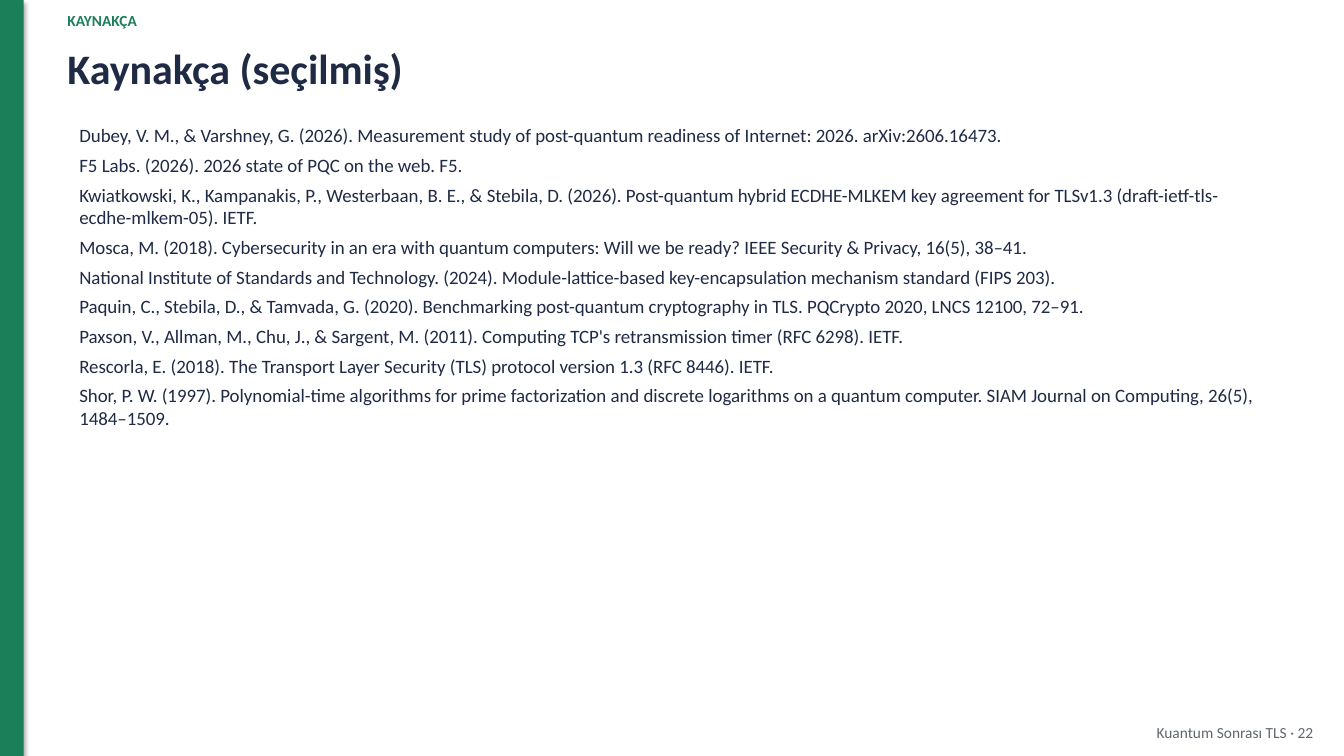
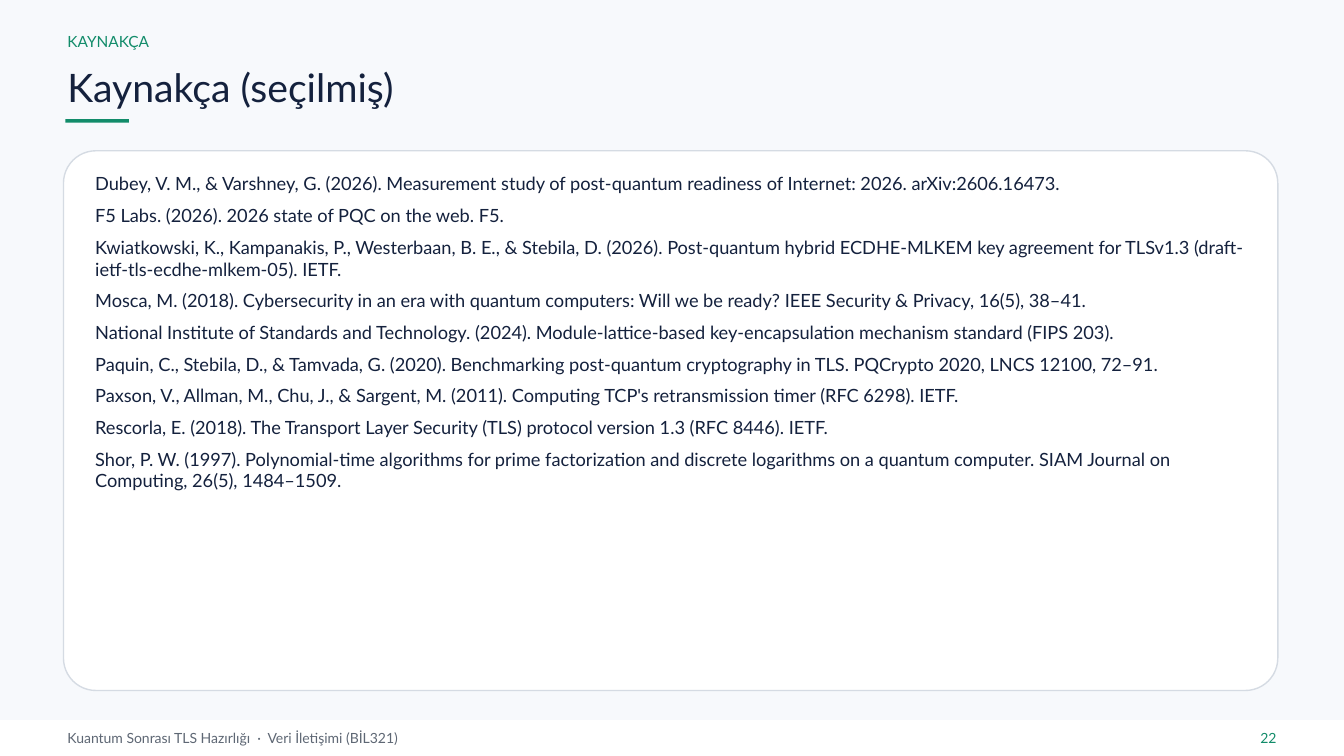
Before and after one commit to yeozyurt/yeozyurt, a slide deck: slide 22 of veri_iletisimi_proje/Rumeysa_Betul_Ozyurt_Veri_Iletisimi_Proje_Sunumu.pptx. Drawn at 1344x756 pixels with LibreOffice and Linux fonts; fonts in the diff are those of the drawing. Boxes give left, top, right and bottom in pixels: in the first picture for what was removed or moved away, otherwise in the second. Text is boxed around its words. In the diff, an @@ line names an element or a change of style, - is before the commit and + after.

```diff
--- a/veri_iletisimi_proje/Rumeysa_Betul_Ozyurt_Veri_Iletisimi_Proje_Sunumu.pptx
+++ b/veri_iletisimi_proje/Rumeysa_Betul_Ozyurt_Veri_Iletisimi_Proje_Sunumu.pptx
@@ background #FFFFFF to #F7F9FC @@
@@ rectangle removed at (0,0,24,756) @@
@@ text "Kaynakça (seçilmiş)": place and size @@
-text "Kaynakça (seçilmiş)" at (67,53,403,91)
+text "Kaynakça (seçilmiş)" at (67,72,394,109)
@@ text "Kaynakça (seçilmiş)" at (67,72,394,109): size 30 to 28 pt, font Calibri to Lato, text colour #1F2A44 to #14213D, bold off @@
@@ text "KAYNAKÇA": place and size @@
-text "KAYNAKÇA" at (67,16,136,29)
+text "KAYNAKÇA" at (67,36,149,50)
@@ text "KAYNAKÇA" at (67,36,149,50): font Calibri to Lato, text colour #1B7F5A to #128C6A, bold off @@
@@ rectangle added at (66,119,129,123), fill #128C6A @@
@@ rounded rectangle added at (64,151,1278,691), fill #FFFFFF, outline #D5DBE3 1 pt @@
@@ text "Dubey, V. M., & Varshney, ...": place and size @@
-text "Dubey, V. M., & Varshney, ..." at (79,128,1253,425)
+text "Dubey, V. M., & Varshney, ..." at (95,176,1243,491)
@@ text "Dubey, V. M., & Varshney, ..." at (95,176,1243,491): size 13.5 to 13 pt, font Calibri to Lato, text colour #1F2A44 to #14213D; more space between paragraphs @@
@@ rectangle added at (0,721,1344,756), fill #FFFFFF @@
@@ text added at (67,731,398,746), 10 pt, text #5E6774 @@
+Kuantum Sonrası TLS Hazırlığı · Veri İletişimi (BİL321)
@@ text removed at (1157,728,1314,738) @@
-Kuantum Sonrası TLS · 22
@@ text added at (1260,733,1276,743), 10 pt, text #128C6A @@
+22
```
Also in this commit, not shown: 16 other slides changed, 5 slides added, 5 slides removed, 4 other files.
